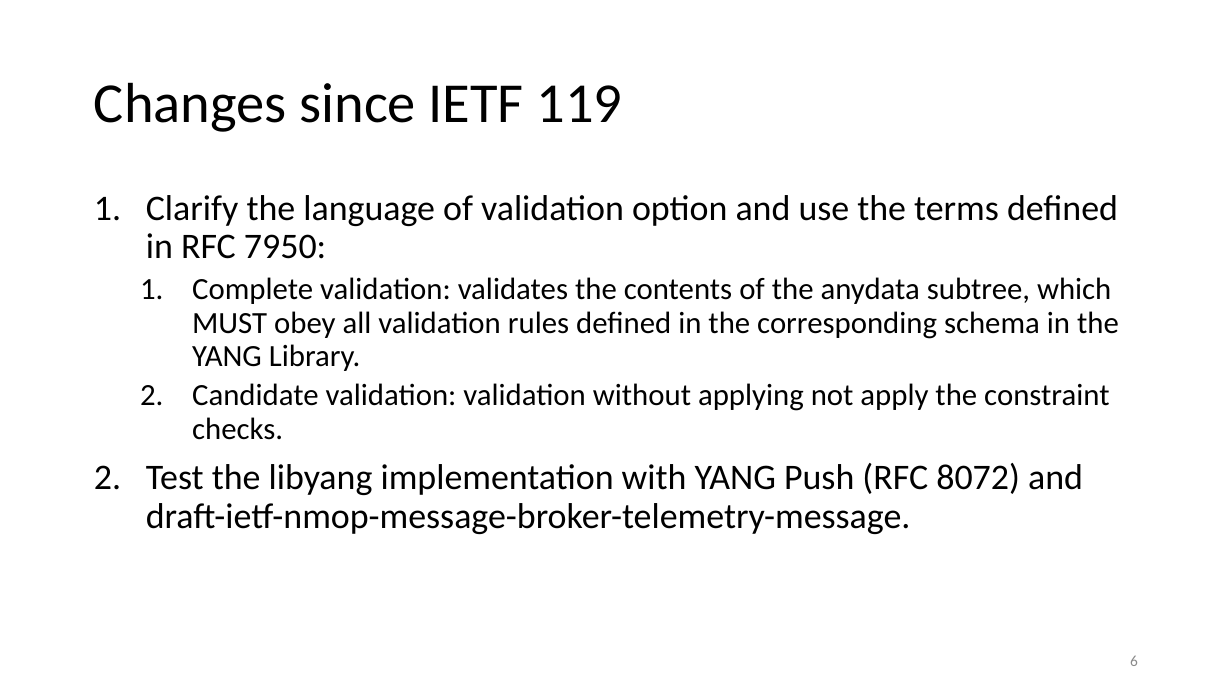
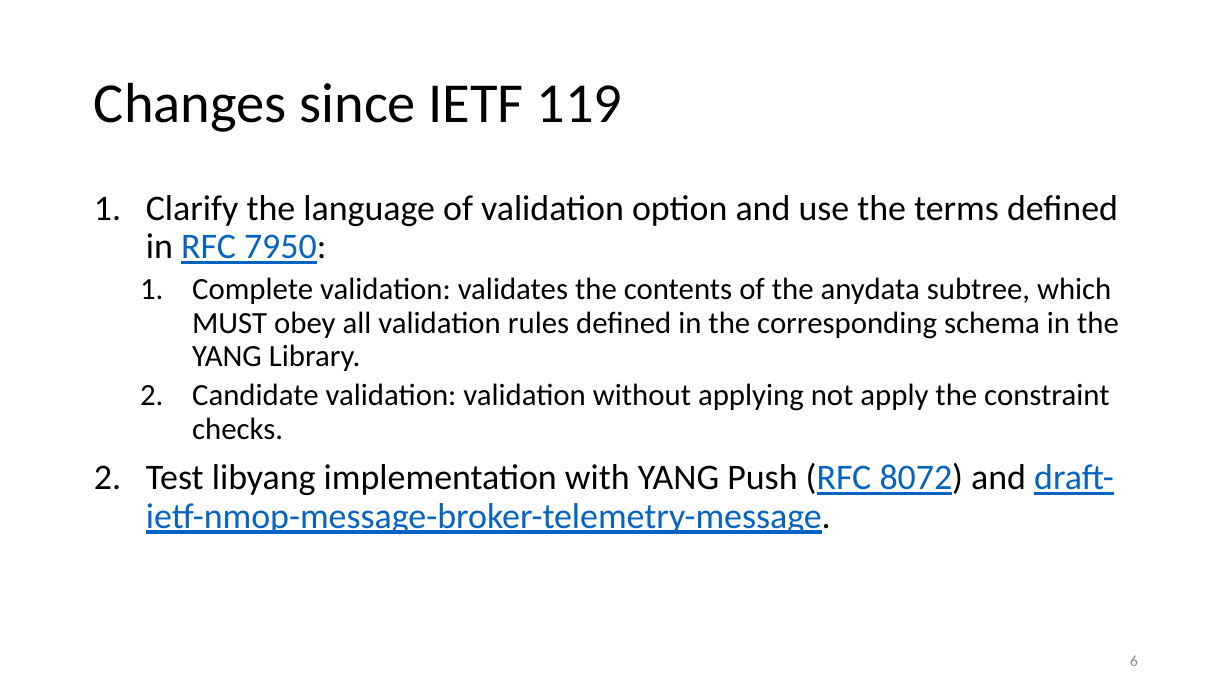
Before and after one commit to network-analytics/ietf-network-analytics-document-status, a slide deck: slide 6 of 123/NETMOD/draft-netana-nmop-yang-anydata-validation.pptx. Drawn at 1232x693 pixels with LibreOffice and Linux fonts; fonts in the diff are those of the drawing. Boxes give left, top, right and bottom in pixels: in the first picture for what was removed or moved away, otherwise in the second. Text is boxed around its words. In the diff, an @@ line names an element or a change of style, - is before the commit and + after.

```diff
--- a/123/NETMOD/draft-netana-nmop-yang-anydata-validation.pptx
+++ b/123/NETMOD/draft-netana-nmop-yang-anydata-validation.pptx
@@ text at bbox=[146, 195, 1118, 264]: text colour #000000 to #0563C1, underline on in "RFC 7950:" @@
@@ text at bbox=[146, 463, 1114, 534]: text changed; text colour #000000 to #0563C1 @@
-2. Test the libyang implementation with YANG Push (RFC 8072) and draft-ietf-nmop-message-broker-telemetry-message.
+2. Test libyang implementation with YANG Push (RFC 8072) and draft-ietf-nmop-message-broker-telemetry-message.
```
Also in this commit, not shown: 6 other slides changed, 1 other file.
